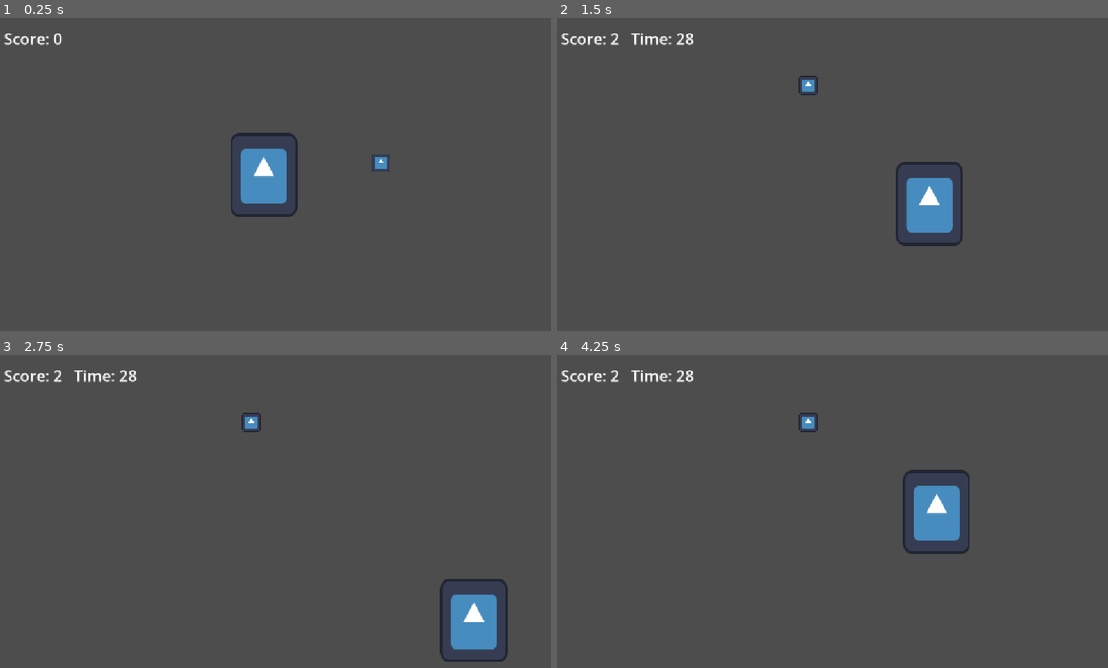
Above: before the commit, frames 1-4 (two rows, left to right).
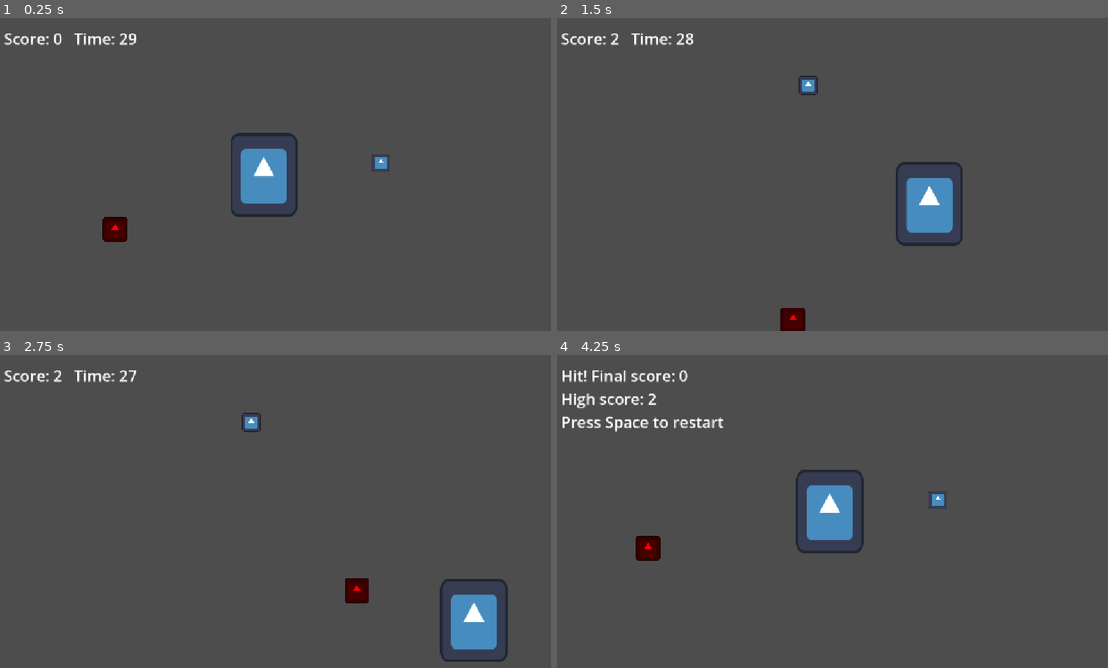
Above: after the commit, the same moments.

Repository: josephalanthomas1234-ai/coin-dash
Game: Godot game, scene res://main.tscn
Two runs of this game, one before a commit and one after it. Both use one fixed random seed, a clock stepped at 60 frames per second and the inputs below. The engine's default icon, where the game draws it, is replaced by a stand-in: a white triangle on a blue panel in a dark square.
Inputs:
- Up to frame 1 (0.25 s): no input
- Up to frame 2 (1.5 s): hold Right (ui_right) 0.53-1.28 s; hold Space 0.53-1.28 s; hold Down (ui_down) from 1.28 s (still down); tap Space at 1.35 s
- Up to frame 3 (2.75 s): tap Space at 1.52, 1.82 s; release Down (ui_down) at 2.03 s; hold Right (ui_right) from 2.03 s (still down); hold Space from 2.03 s (still down)
- Up to frame 4 (4.25 s): release Right (ui_right) at 2.78 s; release Space at 2.78 s; hold Up (ui_up) 2.78-3.53 s; tap Space at 2.85, 3.02, 3.32 s; hold Left (ui_left) from 3.53 s (still down); hold Space from 3.53 s (still down)

The runs differ from the first frame. In frame 1, 0.5% of the frame differs, in the area x 13-25%, y 4-72%; in frame 2, 0.3%; in frame 3, 0.4%; in frame 4, 5.6%, in the area x 0-75%, y 4-66%.

Commit message:
Update sprite_2d.gd
add enemy, score

Diff:
--- a/sprite_2d.gd
+++ b/sprite_2d.gd
@@ -6,6 +6,10 @@
 var label
 var time_left = 30.0
 var game_over = false
+var coin_sound
+var enemy
+var enemy_velocity = Vector2(200, 150)
+var high_score = 0
 
 func _ready():
 	coin = Sprite2D.new()
@@ -15,18 +19,34 @@
 	get_parent().add_child.call_deferred(coin)
 
 	label = Label.new()
-	label.text = "Score: 0"
+	label.text = "Score: 0   Time: 30"
 	label.position = Vector2(20, 20)
 	label.add_theme_font_size_override("font_size", 32)
 	get_parent().add_child.call_deferred(label)
 
+	coin_sound = AudioStreamPlayer.new()
+	coin_sound.stream = load("res://toggle._004.ogg")
+	get_parent().add_child.call_deferred(coin_sound)
+
+	enemy = Sprite2D.new()
+	enemy.texture = texture
+	enemy.scale = Vector2(0.4, 0.4)
+	enemy.modulate = Color.RED
+	enemy.position = Vector2(200, 400)
+	get_parent().add_child.call_deferred(enemy)
+
 func _process(delta):
 	if game_over:
+		if Input.is_key_pressed(KEY_SPACE):
+			restart()
 		return
+
 	time_left -= delta
 	if time_left <= 0:
 		game_over = true
-		label.text = "Game over! Final score: " + str(score)
+		if score > high_score:
+			high_score = score
+		label.text = "Game over! Final score: " + str(score) + "\nHigh score: " + str(high_score) + "\nPress Space to restart"
 		return
 
 	var direction = Input.get_vector("ui_left", "ui_right", "ui_up", "ui_down")
@@ -36,7 +56,32 @@
 	var half = texture.get_size() / 2
 	position = position.clamp(half, screen_size - half)
 
+	label.text = "Score: " + str(score) + "   Time: " + str(int(time_left))
+
+	enemy.position += enemy_velocity * delta
+	if enemy.position.x < 0 or enemy.position.x > screen_size.x:
+		enemy_velocity.x = -enemy_velocity.x
+	if enemy.position.y < 0 or enemy.position.y > screen_size.y:
+		enemy_velocity.y = -enemy_velocity.y
+
+	if position.distance_to(enemy.position) < 80:
+		game_over = true
+		if score > high_score:
+			high_score = score
+		label.text = "Hit! Final score: " + str(score) + "\nHigh score: " + str(high_score) + "\nPress Space to restart"
+		return
+
 	if is_instance_valid(coin) and position.distance_to(coin.position) < 100:
 		score += 1
-		label.text = "Score: " + str(score) + "   Time: " + str(int(time_left))
-		coin.position = Vector2(randf_range(50, screen_size.x - 50), randf_range(50, screen_size.y - 50))
+		coin_sound.play()
+		var new_x = randf_range(50, screen_size.x - 50)
+		var new_y = randf_range(50, screen_size.y - 50)
+		coin.position = Vector2(new_x, new_y)
+
+func restart():
+	score = 0
+	time_left = 30.0
+	game_over = false
+	position = get_viewport_rect().size / 2
+	coin.position = Vector2(800, 300)
+	enemy.position = Vector2(200, 400)
